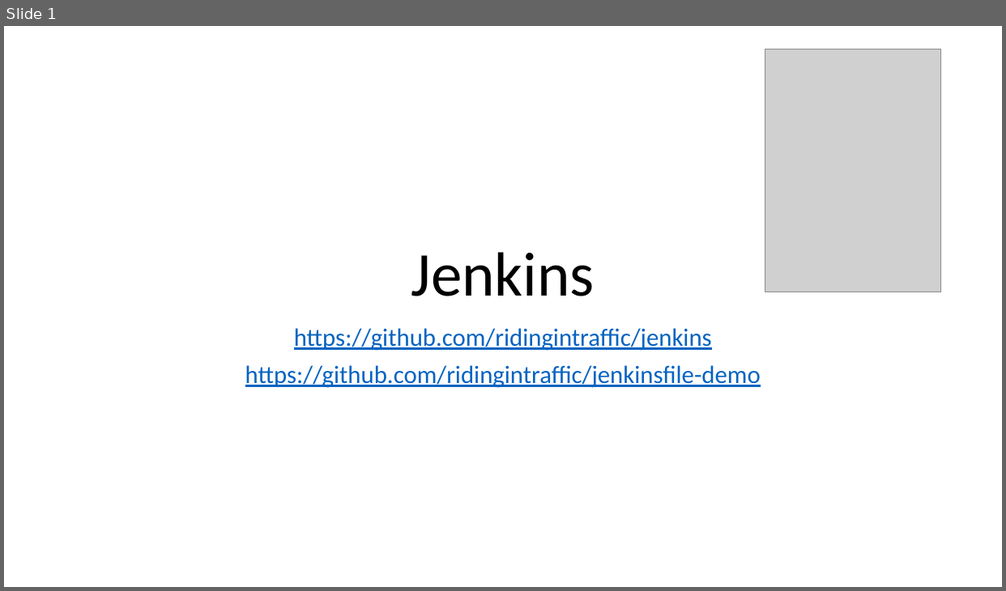
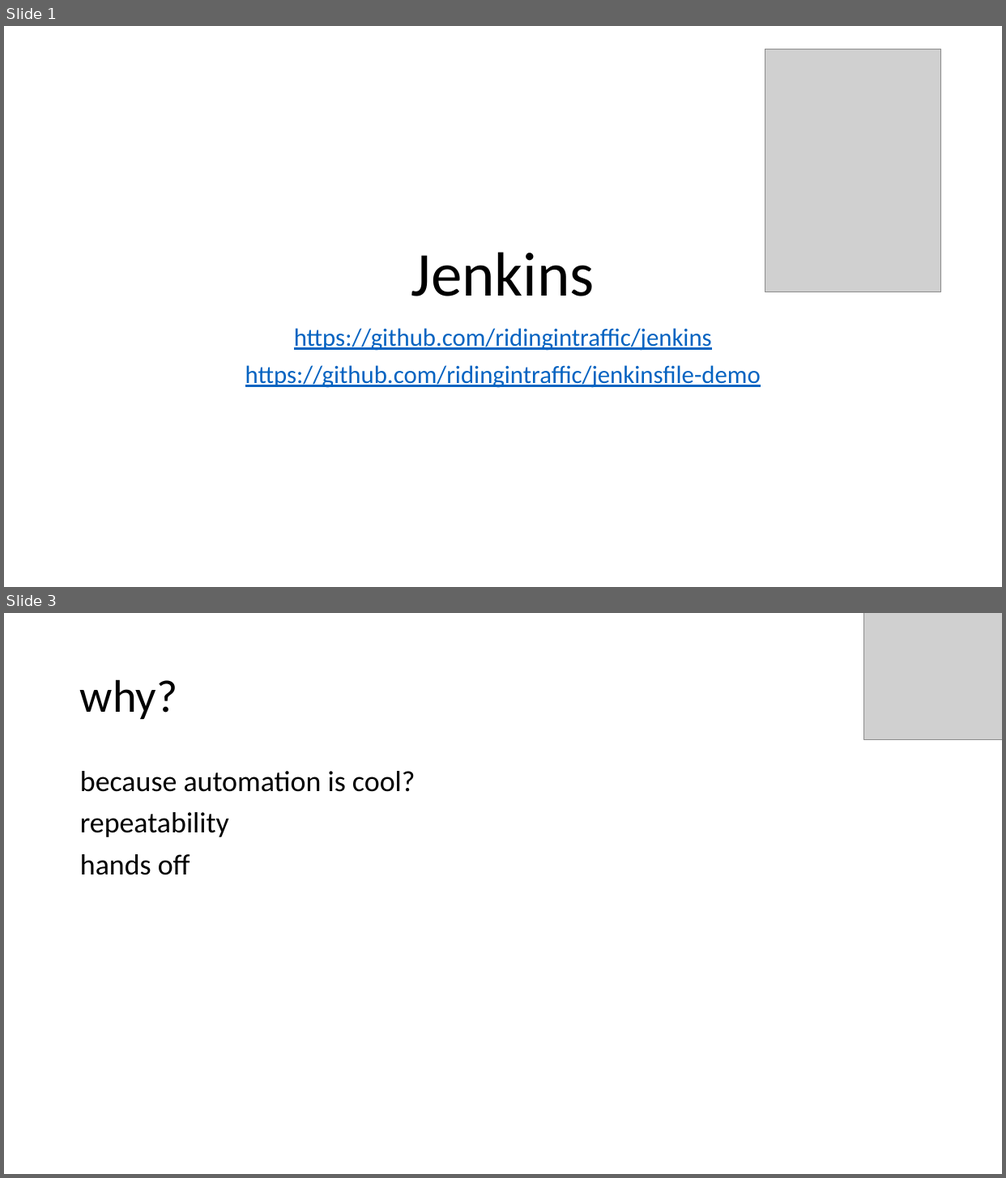
Before and after one commit to ridingintraffic/jenkins, a slide deck: jenkins.pptx. Shown one above the other, each under a label of ours: slide 1 before the commit, slides 1 and 3 after it; the slides between them are not shown. The pictures are 1006x591 and 1006x1178 pixels, drawn with LibreOffice and Linux fonts; fonts in the diff are those of the drawing; grey boxes stand for pictures. Boxes give left, top, right and bottom in pixels: in the first picture for what was removed or moved away, otherwise in the second. Text is boxed around its words. In the diff, an @@ line names an element or a change of style, - is before the commit and + after.

```diff
--- a/jenkins.pptx
+++ b/jenkins.pptx
@@ slide 3 added at [4,613,1002,1174], background #FFFFFF @@
@@ picture added at [864,613,1002,739] @@
@@ title added at [80,679,178,719], 44 pt, text #000000 @@
+why?
@@ text added at [80,771,415,875], 28 pt, text #000000 @@
+because automation is cool?
+repeatability
+hands off
```
Also in this commit, not shown: 1 slide changed, 9 other slides added, 1 other file.
